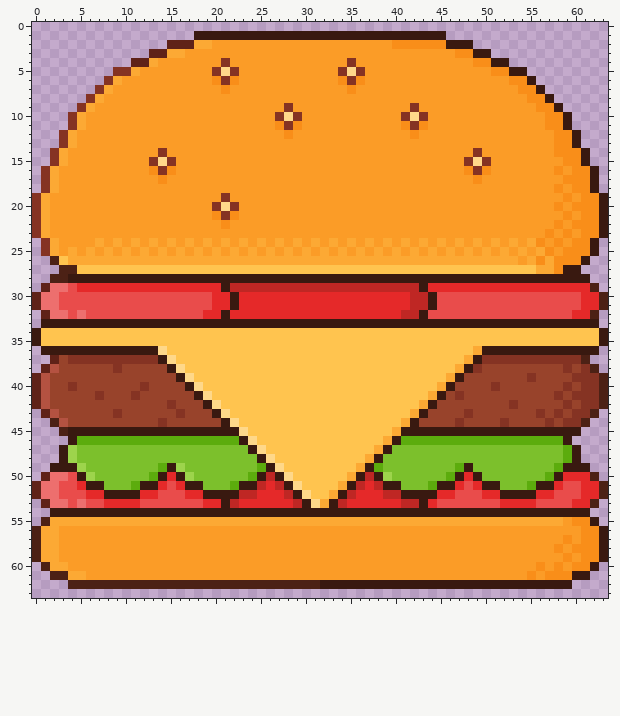
Pixel-art sprite: PoopyWalk/Assets/Sprites/burguer.png. Above, as it was before the edit.
The file is 512x512 pixels, drawn in blocks of 8x8; one block is one cell here.
The result:
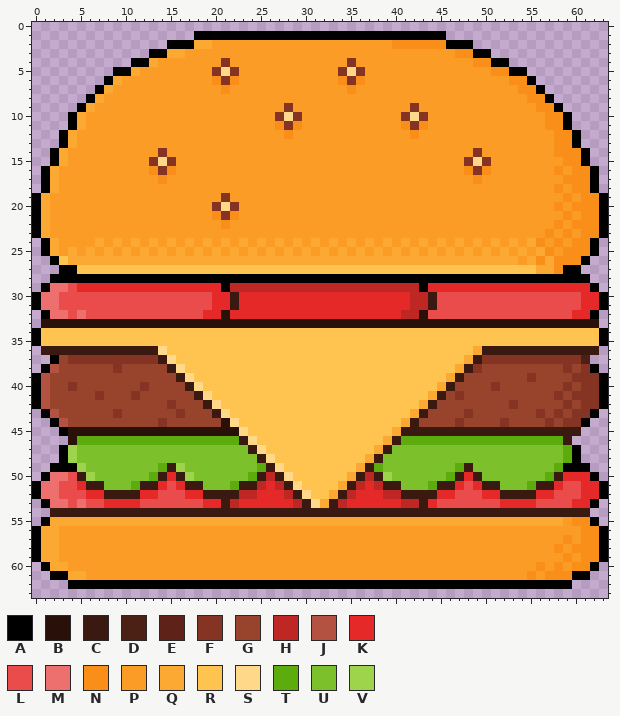
Palette (. is transparent): A #000000  B #291009  C #391910  D #4c2115  E #5f2218  F #853323  G #98432b  H #bf2724  J #b45241  K #e52929  L #e94c4b  M #ed6f6e  N #f98e19  P #fb9c27  Q #fca934  R #ffc44f  S #ffd88a  T #5cac0d  U #7cc02c  V #9dd44c
The edit:
Changed rows in their new state; - is an unchanged pixel.
first column x 0:
 1 ------------------AAAAAAAAAAAAAAAAAAAAAAAAAAAA------------------
 2 ---------------AAA----------------------------AAA---------------
 3 -------------AA----------------------------------AA-------------
 4 -----------AA--------------------------------------AA-----------
 5 ---------AA------------------------------------------AA---------
 6 --------A----------------------------------------------A--------
 7 -------A------------------------------------------------A-------
 8 ------A--------------------------------------------------A------
 9 -----A----------------------------------------------------A-----
10 ----A------------------------------------------------------A----
11 ----A------------------------------------------------------A----
12 ---A--------------------------------------------------------A---
13 ---A--------------------------------------------------------A---
14 --A----------------------------------------------------------A--
15 --A----------------------------------------------------------A--
16 -A------------------------------------------------------------A-
17 -A------------------------------------------------------------A-
18 -A------------------------------------------------------------A-
19 A--------------------------------------------------------------A
20 A--------------------------------------------------------------A
21 A--------------------------------------------------------------A
22 A--------------------------------------------------------------A
23 A--------------------------------------------------------------A
24 -A------------------------------------------------------------A-
25 -A------------------------------------------------------------A-
26 --A----------------------------------------------------------A--
27 ---AA------------------------------------------------------AA---
28 --AAAAAAAAAAAAAAAAAAAAAAAAAAAAAAAAAAAAAAAAAAAAAAAAAAAAAAAAAAAA--
29 -A-------------------A---------------------A------------------A-
30 A--------------------------------------------------------------A
31 A--------------------------------------------------------------A
32 -A-------------------B---------------------B------------------A-
33 -BBBBBBBBBBBBBBBBBBBBBBBBBBBBBBBBBBBBBBBBBBBBBBBBBBBBBBBBBBBBBB-
34 A--------------------------------------------------------------A
35 A--------------------------------------------------------------A
37 --A-------------------------------------------------------------
38 -A------------------------------------------------------------A-
39 A--------------------------------------------------------------A
40 A--------------------------------------------------------------A
41 A--------------------------------------------------------------A
42 A--------------------------------------------------------------A
43 -A------------------------------------------------------------A-
44 --A------------------B---------------------------------------A--
45 ---ABBBBBBBBBBBBBBBBBBB-----------------------------------------
46 ----B-----------------------------------------------------------
47 ---A--------------------------------------------------------A---
48 ---A--------------------------------------------------------A---
49 --AAA------------------------------------------------------AAA--
50 -A------------------------------------------------------------A-
51 A--------------------------------------------------------------A
52 A--------------------------------------------------------------A
53 -A------------------------------------------------------------A-
55 -A------------------------------------------------------------A-
56 A--------------------------------------------------------------A
57 A--------------------------------------------------------------A
58 A--------------------------------------------------------------A
59 A--------------------------------------------------------------A
60 -A------------------------------------------------------------A-
61 --AA--------------------------------------------------------AA--
62 ----AAAAAAAAAAAAAAAAAAAAAAAAAAAAAAAAAAAAAAAAAAAAAAAAAAAAAAAA----
